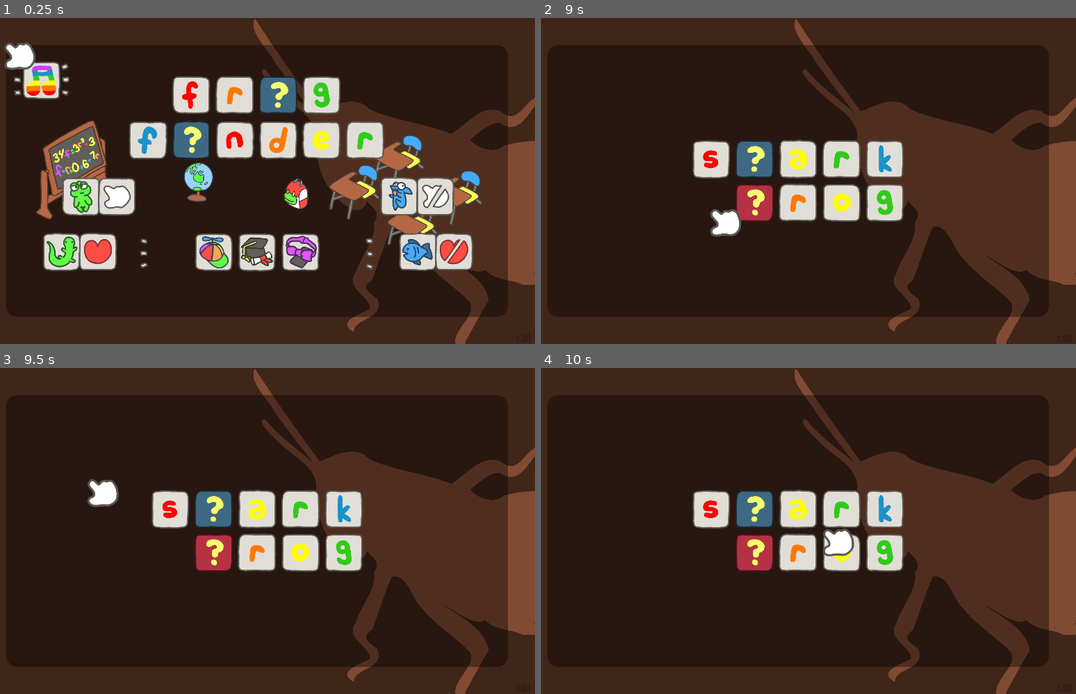
Above: before the commit, frames 1-4 (two rows, left to right).
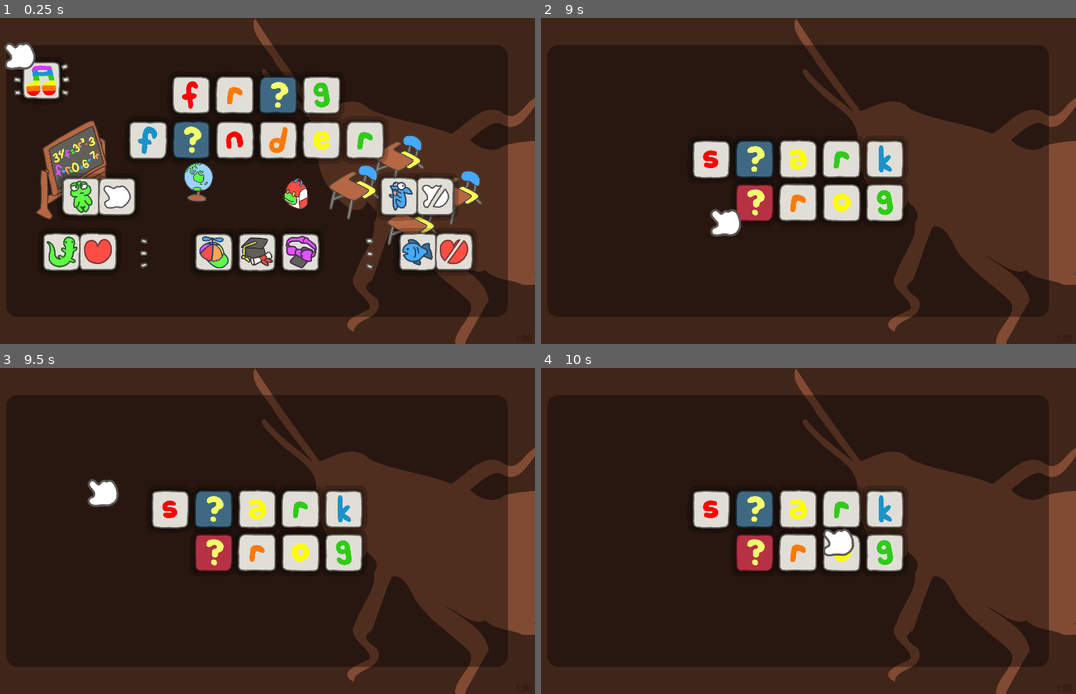
Above: after the commit, the same moments.

Repository: Poobslag/frog-finder
Game: Godot game, scene res://src/main/MainMenu.tscn
Same seed, same stepped clock (60 frames per second), same inputs: the game is played once before the commit and once after it. Sound files missing from this copy of the repository are replaced by a short silence.
Inputs (mouse positions are in pixels of both pictures, inside the frame that each line leads up to):
- Up to frame 1 (0.25 s): no input
- Up to frame 2 (9 s): tap Enter at 0.5 s; drag from (583, 79) to (851, 109) at 0.52 s; drag from (733, 96) to (771, 246) at 1.27 s; move the mouse to (776, 96) at 2.02 s; hold D 2.03-2.75 s; tap Ctrl at 2.1 s; click (776, 96) at 2.17 s; drag from (819, 96) to (631, 132) at 2.77 s; drag from (862, 96) to (824, 181) at 3.52 s; drag from (690, 138) to (712, 99) at 4.27 s; move the mouse to (733, 138) at 5.02 s; hold S 5.03-5.75 s; tap 1 at 5.1 s; click (733, 138) at 5.17 s; drag from (776, 138) to (685, 197) at 5.77 s; drag from (819, 138) to (851, 109) at 6.52 s; drag from (862, 138) to (771, 246) at 7.27 s; move the mouse to (904, 138) at 8.02 s; hold S 8.03-8.75 s; tap 6 at 8.1 s; click (904, 138) at 8.17 s; drag from (755, 252) to (631, 132) at 8.77 s
- Up to frame 3 (9.5 s): no input
- Up to frame 4 (10 s): tap Space at 9.5 s; drag from (712, 508) to (824, 531) at 9.52 s

The runs differ from the first frame. In frame 1, 1.1% of the frame differs, in the area x 10-89%, y 17-79%; in frame 2, 0.3%; in frame 3, 0.3%; in frame 4, 0.3%.

Commit message:
Added card shadows
Card shadows are added behind any nodes in the 'card_shadow_casters'
group.

Diff:
--- a/project/project.godot
+++ b/project/project.godot
@@ -18,6 +18,7 @@
 
 [autoload]
 
+Global="*res://src/main/global.gd"
 CardArrangements="*res://src/main/card-arrangements.gd"
 PlayerData="*res://src/main/player-data.gd"
 MusicPlayer="*res://src/main/MusicPlayer.tscn"
--- a/project/src/main/CardControl.tscn
+++ b/project/src/main/CardControl.tscn
@@ -4,7 +4,7 @@
 [ext_resource type="PackedScene" uid="uid://dxaf87rwkxm3n" path="res://src/main/CardSprite.tscn" id="2"]
 [ext_resource type="Script" path="res://src/main/card-control.gd" id="3"]
 
-[node name="CardControl" type="Control"]
+[node name="CardControl" type="Control" groups=["card_shadow_casters"]]
 custom_minimum_size = Vector2(80, 80)
 layout_mode = 3
 anchors_preset = 0
--- /dev/null
+++ b/project/src/main/CardControlShadow.tscn
@@ -0,0 +1,16 @@
+[gd_scene load_steps=3 format=3 uid="uid://bwkb431w63cos"]
+
+[ext_resource type="Texture2D" uid="uid://30sy1b2uoepb" path="res://assets/main/card-shadow.png" id="1_70jre"]
+[ext_resource type="Script" path="res://src/main/card-shadow.gd" id="1_lkjyf"]
+
+[node name="CardControlShadow" type="Control"]
+layout_mode = 3
+anchors_preset = 15
+anchor_right = 1.0
+anchor_bottom = 1.0
+grow_horizontal = 2
+grow_vertical = 2
+script = ExtResource("1_lkjyf")
+
+[node name="Sprite2D" type="Sprite2D" parent="."]
+texture = ExtResource("1_70jre")
--- /dev/null
+++ b/project/src/main/CardShadow.tscn
@@ -0,0 +1,9 @@
+[gd_scene load_steps=3 format=3 uid="uid://bmvcqntitalsl"]
+
+[ext_resource type="Texture2D" uid="uid://30sy1b2uoepb" path="res://assets/main/card-shadow.png" id="1_rewad"]
+[ext_resource type="Script" path="res://src/main/card-shadow.gd" id="2_qbwb2"]
+
+[node name="CardShadow" type="Sprite2D"]
+scale = Vector2(0.4, 0.4)
+texture = ExtResource("1_rewad")
+script = ExtResource("2_qbwb2")
--- /dev/null
+++ b/project/src/main/CardShadows.tscn
@@ -0,0 +1,9 @@
+[gd_scene load_steps=3 format=3 uid="uid://dsf2oyh5o36hf"]
+
+[ext_resource type="Script" path="res://src/main/card-shadows.gd" id="1_3ac4y"]
+[ext_resource type="PackedScene" uid="uid://bmvcqntitalsl" path="res://src/main/CardShadow.tscn" id="2_1hio3"]
+
+[node name="CardShadows" type="CanvasGroup"]
+modulate = Color(1, 1, 1, 0.627451)
+script = ExtResource("1_3ac4y")
+CardShadowScene = ExtResource("2_1hio3")
--- a/project/src/main/IntermissionPanel.tscn
+++ b/project/src/main/IntermissionPanel.tscn
@@ -1,8 +1,9 @@
-[gd_scene load_steps=9 format=3 uid="uid://ppmbm3tpkrj0"]
+[gd_scene load_steps=10 format=3 uid="uid://ppmbm3tpkrj0"]
 
 [ext_resource type="Script" path="res://src/main/intermission-panel.gd" id="1"]
 [ext_resource type="StyleBox" uid="uid://dwuudlvawkj6" path="res://src/main/ui/menu/rounded-style-box.tres" id="1_ygcmr"]
 [ext_resource type="Script" path="res://src/main/level-cards.gd" id="2"]
+[ext_resource type="PackedScene" uid="uid://dsf2oyh5o36hf" path="res://src/main/CardShadows.tscn" id="2_3o2pr"]
 [ext_resource type="Script" path="res://src/main/game-state.gd" id="3"]
 [ext_resource type="Script" path="res://src/main/ui/menu/clickable-icon.gd" id="4"]
 [ext_resource type="Texture2D" uid="uid://bjadk7hn5xmru" path="res://assets/main/icon-sheet.png" id="5"]
@@ -17,6 +18,9 @@
 grow_vertical = 2
 theme_override_styles/panel = ExtResource("1_ygcmr")
 script = ExtResource("1")
+
+[node name="CardShadows" parent="." instance=ExtResource("2_3o2pr")]
+ParentPanelPath = NodePath("..")
 
 [node name="IntermissionState" type="Node" parent="."]
 script = ExtResource("3")
--- a/project/src/main/MainMenu.tscn
+++ b/project/src/main/MainMenu.tscn
@@ -1,10 +1,11 @@
-[gd_scene load_steps=11 format=3 uid="uid://ctg1buedvhl85"]
+[gd_scene load_steps=12 format=3 uid="uid://ctg1buedvhl85"]
 
 [ext_resource type="PackedScene" uid="uid://dblxk2xi71xu3" path="res://src/main/ui/CheatCodeDetector.tscn" id="1"]
 [ext_resource type="PackedScene" uid="uid://dumlnqf4q370u" path="res://src/main/MenuState.tscn" id="2"]
 [ext_resource type="PackedScene" uid="uid://chis4b4c44mwo" path="res://src/main/MainMenuPanel.tscn" id="4"]
 [ext_resource type="StyleBox" uid="uid://dwuudlvawkj6" path="res://src/main/ui/menu/rounded-style-box.tres" id="4_hain8"]
 [ext_resource type="Script" path="res://src/main/game-state.gd" id="5"]
+[ext_resource type="PackedScene" path="res://src/main/CardShadows.tscn" id="5_j7f4h"]
 [ext_resource type="Script" path="res://src/main/gameplay-panel.gd" id="6"]
 [ext_resource type="Script" path="res://src/main/level-cards.gd" id="13"]
 [ext_resource type="PackedScene" uid="uid://ppmbm3tpkrj0" path="res://src/main/IntermissionPanel.tscn" id="15"]
@@ -54,6 +55,9 @@
 offset_bottom = -50.0
 theme_override_styles/panel = ExtResource("4_hain8")
 script = ExtResource("6")
+
+[node name="CardShadows" parent="Content/GameplayPanel" instance=ExtResource("5_j7f4h")]
+ParentPanelPath = NodePath("..")
 
 [node name="GameState" type="Node" parent="Content/GameplayPanel"]
 script = ExtResource("5")
--- a/project/src/main/MainMenuPanel.tscn
+++ b/project/src/main/MainMenuPanel.tscn
@@ -1,11 +1,12 @@
-[gd_scene load_steps=24 format=3 uid="uid://chis4b4c44mwo"]
-
-[ext_resource type="StyleBox" uid="uid://dwuudlvawkj6" path="res://src/main/ui/menu/rounded-style-box.tres" id="1_kndqk"]
+[gd_scene load_steps=25 format=3 uid="uid://chis4b4c44mwo"]
+
+[ext_resource type="StyleBox" uid="uid://dwuudlvawkj6" path="res://src/main/ui/menu/rounded-style-box.tres" id="1_sl5op"]
 [ext_resource type="Script" path="res://src/main/game-state.gd" id="2"]
 [ext_resource type="PackedScene" uid="uid://dp8d8k3cis08f" path="res://src/main/WowSprite.tscn" id="3"]
 [ext_resource type="Script" path="res://src/main/main-menu-panel.gd" id="4"]
 [ext_resource type="Script" path="res://src/main/music-control.gd" id="5"]
 [ext_resource type="PackedScene" uid="uid://cbfwawa4bt7lv" path="res://src/main/WiggleSprite.tscn" id="6"]
+[ext_resource type="PackedScene" uid="uid://dsf2oyh5o36hf" path="res://src/main/CardShadows.tscn" id="6_w52qk"]
 [ext_resource type="Texture2D" uid="uid://wstxjhvxs512" path="res://assets/main/music-notes-sheet.png" id="7"]
 [ext_resource type="PackedScene" uid="uid://b4gqbolgkyiwd" path="res://src/main/CardControl.tscn" id="8"]
 [ext_resource type="PackedScene" uid="uid://dqsc660xqwxyt" path="res://src/main/ui/menu/World2Buttons.tscn" id="9"]
@@ -30,10 +31,57 @@
 anchor_bottom = 1.0
 grow_horizontal = 2
 grow_vertical = 2
-theme_override_styles/panel = ExtResource("1_kndqk")
+theme_override_styles/panel = ExtResource("1_sl5op")
 script = ExtResource("4")
 
 [node name="WorldDecorationHolder" type="Control" parent="."]
+layout_mode = 1
+anchors_preset = 8
+anchor_left = 0.5
+anchor_top = 0.5
+anchor_right = 0.5
+anchor_bottom = 0.5
+offset_left = -462.0
+offset_top = -250.0
+offset_right = 462.0
+offset_bottom = 250.0
+grow_horizontal = 2
+grow_vertical = 2
+mouse_filter = 2
+script = ExtResource("18")
+
+[node name="World1Decorations" parent="WorldDecorationHolder" instance=ExtResource("23")]
+
+[node name="World2Decorations" parent="WorldDecorationHolder" instance=ExtResource("21")]
+visible = false
+
+[node name="World3Decorations" parent="WorldDecorationHolder" instance=ExtResource("22")]
+visible = false
+
+[node name="CardShadows" parent="." instance=ExtResource("6_w52qk")]
+ParentPanelPath = NodePath("..")
+
+[node name="MusicControl" type="Control" parent="."]
+custom_minimum_size = Vector2(80, 80)
+layout_mode = 1
+anchors_preset = 0
+offset_left = 25.0
+offset_top = 25.0
+offset_right = 105.0
+offset_bottom = 105.0
+script = ExtResource("5")
+
+[node name="Sprite2D" parent="MusicControl" groups=["card_shadow_casters"] instance=ExtResource("6")]
+position = Vector2(40, 40)
+texture = ExtResource("7")
+hframes = 4
+vframes = 4
+wiggle_frames = Array[int]([0, 1])
+
+[node name="WowSprite" parent="MusicControl" instance=ExtResource("3")]
+position = Vector2(40, 40)
+
+[node name="Title" type="Control" parent="."]
 anchors_preset = 0
 anchor_left = 0.5
 anchor_top = 0.5
@@ -44,37 +92,104 @@
 offset_right = 462.0
 offset_bottom = 250.0
 mouse_filter = 2
-script = ExtResource("18")
-
-[node name="World1Decorations" parent="WorldDecorationHolder" instance=ExtResource("23")]
-
-[node name="World2Decorations" parent="WorldDecorationHolder" instance=ExtResource("21")]
-visible = false
-
-[node name="World3Decorations" parent="WorldDecorationHolder" instance=ExtResource("22")]
-visible = false
-
-[node name="MusicControl" type="Control" parent="."]
-custom_minimum_size = Vector2(80, 80)
-layout_mode = 1
-anchors_preset = 0
-offset_left = 25.0
-offset_top = 25.0
-offset_right = 105.0
-offset_bottom = 105.0
-script = ExtResource("5")
-
-[node name="Sprite2D" parent="MusicControl" instance=ExtResource("6")]
-position = Vector2(40, 40)
-texture = ExtResource("7")
-hframes = 4
-vframes = 4
-wiggle_frames = Array[int]([0, 1])
-
-[node name="WowSprite" parent="MusicControl" instance=ExtResource("3")]
-position = Vector2(40, 40)
-
-[node name="Title" type="Control" parent="."]
+
+[node name="Card1F" parent="Title" instance=ExtResource("8")]
+offset_left = 300.545
+offset_top = 52.0022
+offset_right = 380.545
+offset_bottom = 132.002
+card_front_type = 4
+card_front_details = "f1"
+game_state_path = NodePath("../../TitleGameState")
+practice = true
+
+[node name="Card1R" parent="Title" instance=ExtResource("8")]
+offset_left = 380.545
+offset_top = 52.0022
+offset_right = 460.545
+offset_bottom = 132.002
+card_front_type = 4
+card_front_details = "r1"
+game_state_path = NodePath("../../TitleGameState")
+practice = true
+
+[node name="Card1O" parent="Title" instance=ExtResource("8")]
+offset_left = 460.545
+offset_top = 52.0022
+offset_right = 540.545
+offset_bottom = 132.002
+game_state_path = NodePath("../../TitleGameState")
+practice = true
+
+[node name="Card1G" parent="Title" instance=ExtResource("8")]
+offset_left = 540.545
+offset_top = 52.0022
+offset_right = 620.545
+offset_bottom = 132.002
+card_front_type = 4
+card_front_details = "g"
+game_state_path = NodePath("../../TitleGameState")
+practice = true
+
+[node name="Card2F" parent="Title" instance=ExtResource("8")]
+offset_left = 220.956
+offset_top = 134.523
+offset_right = 300.956
+offset_bottom = 214.523
+card_front_type = 4
+card_front_details = "f2"
+game_state_path = NodePath("../../TitleGameState")
+practice = true
+
+[node name="Card2I" parent="Title" instance=ExtResource("8")]
+offset_left = 300.956
+offset_top = 134.523
+offset_right = 380.956
+offset_bottom = 214.523
+game_state_path = NodePath("../../TitleGameState")
+practice = true
+
+[node name="Card2N" parent="Title" instance=ExtResource("8")]
+offset_left = 380.956
+offset_top = 134.523
+offset_right = 460.956
+offset_bottom = 214.523
+card_front_type = 4
+card_front_details = "n"
+game_state_path = NodePath("../../TitleGameState")
+practice = true
+
+[node name="Card2D" parent="Title" instance=ExtResource("8")]
+offset_left = 460.956
+offset_top = 134.523
+offset_right = 540.956
+offset_bottom = 214.523
+card_front_type = 4
+card_front_details = "d"
+game_state_path = NodePath("../../TitleGameState")
+practice = true
+
+[node name="Card2E" parent="Title" instance=ExtResource("8")]
+offset_left = 540.956
+offset_top = 134.523
+offset_right = 620.956
+offset_bottom = 214.523
+card_front_type = 4
+card_front_details = "e"
+game_state_path = NodePath("../../TitleGameState")
+practice = true
+
+[node name="Card2R" parent="Title" instance=ExtResource("8")]
+offset_left = 620.956
+offset_top = 134.523
+offset_right = 700.956
+offset_bottom = 214.523
+card_front_type = 4
+card_front_details = "r2"
+game_state_path = NodePath("../../TitleGameState")
+practice = true
+
+[node name="Instructions" type="Control" parent="."]
 anchors_preset = 0
 anchor_left = 0.5
 anchor_top = 0.5
@@ -86,115 +201,7 @@
 offset_bottom = 250.0
 mouse_filter = 2
 
-[node name="Card1F" parent="Title" instance=ExtResource("8")]
-offset_left = 300.545
-offset_top = 52.0022
-offset_right = 380.545
-offset_bottom = 132.002
-card_front_type = 4
-card_front_details = "f1"
-game_state_path = NodePath("../../TitleGameState")
-practice = true
-
-[node name="Card1R" parent="Title" instance=ExtResource("8")]
-offset_left = 380.545
-offset_top = 52.0022
-offset_right = 460.545
-offset_bottom = 132.002
-card_front_type = 4
-card_front_details = "r1"
-game_state_path = NodePath("../../TitleGameState")
-practice = true
-
-[node name="Card1O" parent="Title" instance=ExtResource("8")]
-offset_left = 460.545
-offset_top = 52.0022
-offset_right = 540.545
-offset_bottom = 132.002
-game_state_path = NodePath("../../TitleGameState")
-practice = true
-
-[node name="Card1G" parent="Title" instance=ExtResource("8")]
-offset_left = 540.545
-offset_top = 52.0022
-offset_right = 620.545
-offset_bottom = 132.002
-card_front_type = 4
-card_front_details = "g"
-game_state_path = NodePath("../../TitleGameState")
-practice = true
-
-[node name="Card2F" parent="Title" instance=ExtResource("8")]
-offset_left = 220.956
-offset_top = 134.523
-offset_right = 300.956
-offset_bottom = 214.523
-card_front_type = 4
-card_front_details = "f2"
-game_state_path = NodePath("../../TitleGameState")
-practice = true
-
-[node name="Card2I" parent="Title" instance=ExtResource("8")]
-offset_left = 300.956
-offset_top = 134.523
-offset_right = 380.956
-offset_bottom = 214.523
-game_state_path = NodePath("../../TitleGameState")
-practice = true
-
-[node name="Card2N" parent="Title" instance=ExtResource("8")]
-offset_left = 380.956
-offset_top = 134.523
-offset_right = 460.956
-offset_bottom = 214.523
-card_front_type = 4
-card_front_details = "n"
-game_state_path = NodePath("../../TitleGameState")
-practice = true
-
-[node name="Card2D" parent="Title" instance=ExtResource("8")]
-offset_left = 460.956
-offset_top = 134.523
-offset_right = 540.956
-offset_bottom = 214.523
-card_front_type = 4
-card_front_details = "d"
-game_state_path = NodePath("../../TitleGameState")
-practice = true
-
-[node name="Card2E" parent="Title" instance=ExtResource("8")]
-offset_left = 540.956
-offset_top = 134.523
-offset_right = 620.956
-offset_bottom = 214.523
-card_front_type = 4
-card_front_details = "e"
-game_state_path = NodePath("../../TitleGameState")
-practice = true
-
-[node name="Card2R" parent="Title" instance=ExtResource("8")]
-offset_left = 620.956
-offset_top = 134.523
-offset_right = 700.956
-offset_bottom = 214.523
-card_front_type = 4
-card_front_details = "r2"
-game_state_path = NodePath("../../TitleGameState")
-practice = true
-
-[node name="Instructions" type="Control" parent="."]
-anchors_preset = 0
-anchor_left = 0.5
-anchor_top = 0.5
-anchor_right = 0.5
-anchor_bottom = 0.5
-offset_left = -462.0
-offset_top = -250.0
-offset_right = 462.0
-offset_bottom = 250.0
-mouse_filter = 2
-
-[node name="Frog" parent="Instructions" instance=ExtResource("6")]
+[node name="Frog" parent="Instructions" groups=["card_shadow_casters"] instance=ExtResource("6")]
 position = Vector2(137.73, 278.618)
 texture = ExtResource("10")
 hframes = 8
@@ -202,7 +209,7 @@
 frame = 1
 wiggle_frames = Array[int]([0, 1])
 
-[node name="Find" parent="Instructions" instance=ExtResource("6")]
+[node name="Find" parent="Instructions" groups=["card_shadow_casters"] instance=ExtResource("6")]
 position = Vector2(204.054, 278.618)
 texture = ExtResource("14")
 hframes = 4
@@ -210,7 +217,7 @@
 frame = 3
 wiggle_frames = Array[int]([2, 3])
 
-[node name="Lizard" parent="Instructions" instance=ExtResource("6")]
+[node name="Lizard" parent="Instructions" groups=["card_shadow_casters"] instance=ExtResource("6")]
 position = Vector2(101.866, 380.326)
 texture = ExtResource("11")
 hframes = 8
@@ -218,7 +225,7 @@
 frame = 4
 wiggle_frames = Array[int]([4, 5])
 
-[node name="Love" parent="Instructions" instance=ExtResource("6")]
+[node name="Love" parent="Instructions" groups=["card_shadow_casters"] instance=ExtResource("6")]
 position = Vector2(168.467, 380.326)
 texture = ExtResource("14")
 hframes = 4
@@ -226,7 +233,7 @@
 frame = 6
 wiggle_frames = Array[int]([6, 7])
 
-[node name="Fish" parent="Instructions" instance=ExtResource("6")]
+[node name="Fish" parent="Instructions" groups=["card_shadow_casters"] instance=ExtResource("6")]
 position = Vector2(758.264, 380.326)
 texture = ExtResource("13")
 hframes = 8
@@ -234,7 +241,7 @@
 frame = 1
 wiggle_frames = Array[int]([0, 1])
 
-[node name="DontLove" parent="Instructions" instance=ExtResource("6")]
+[node name="DontLove" parent="Instructions" groups=["card_shadow_casters"] instance=ExtResource("6")]
 position = Vector2(824.588, 380.326)
 texture = ExtResource("14")
 hframes = 4
@@ -242,7 +249,7 @@
 frame = 8
 wiggle_frames = Array[int]([8, 9])
 
-[node name="Shark" parent="Instructions" instance=ExtResource("6")]
+[node name="Shark" parent="Instructions" groups=["card_shadow_casters"] instance=ExtResource("6")]
 position = Vector2(723.459, 278.618)
 texture = ExtResource("12")
 hframes = 8
@@ -250,7 +257,7 @@
 frame = 4
 wiggle_frames = Array[int]([4, 5])
 
-[node name="DontFind" parent="Instructions" instance=ExtResource("6")]
+[node name="DontFind" parent="Instructions" groups=["card_shadow_casters"] instance=ExtResource("6")]
 position = Vector2(790.06, 278.618)
 texture = ExtResource("14")
 hframes = 4
--- /dev/null
+++ b/project/src/main/card-shadow.gd
@@ -0,0 +1,28 @@
+class_name CardShadow
+extends Sprite2D
+## Drop shadow which appears behind a card to separate it from the background.
+
+## The card which this shadow should follow
+var card: Node
+
+func _ready() -> void:
+	_refresh()
+
+
+func _process(_delta: float) -> void:
+	_refresh()
+
+
+## Reposition the shadow and toggle its visibility.
+func _refresh() -> void:
+	# If this shadow's card has been freed, we free the shadow as well.
+	if not is_instance_valid(card):
+		queue_free()
+		return
+
+	visible = card.is_visible_in_tree()
+	if visible:
+		if card is Control:
+			position = card.global_position + card.size / 2.0 - get_parent().global_position
+		elif card is Node2D:
+			position = card.global_position - get_parent().global_position
--- /dev/null
+++ b/project/src/main/card-shadows.gd
@@ -0,0 +1,35 @@
+extends CanvasGroup
+## Drop shadows which appears behind cards to separate them from the background.
+##
+## Shadows are created for any nodes in the 'card_shadow_casters' group which are children of the specified parent
+## panel.
+
+@export var CardShadowScene: PackedScene
+@export var ParentPanelPath: NodePath
+
+## The parent panel containing the cards and shadows. The scene tree contains multiple CardShadows instances, but each
+## only creates shadows for cards in a particular ParentPanel.
+var _parent_panel: Node
+
+func _ready() -> void:
+	_parent_panel = get_node(ParentPanelPath)
+
+	## Create shadows for all cards in the scene tree which are children of our parent panel.
+	for card in get_tree().get_nodes_in_group("card_shadow_casters"):
+		if _parent_panel.is_ancestor_of(card):
+			create_shadow(card)
+
+	Global.card_shadow_caster_added.connect(_on_Global_card_shadow_caster_added)
+
+
+## Creates a shadow for the specified card.
+func create_shadow(card: Node) -> void:
+	var shadow: CardShadow = CardShadowScene.instantiate()
+	shadow.card = card
+	add_child(shadow)
+
+
+## Create a shadow for the newly generated card if it is a child of our parent panel.
+func _on_Global_card_shadow_caster_added(card: Node) -> void:
+	if _parent_panel.is_ancestor_of(card):
+		create_shadow(card)
--- /dev/null
+++ b/project/src/main/global.gd
@@ -0,0 +1,9 @@
+extends Node
+## Manages global properties and signals
+
+## Emitted when a node is added to the scene tree which belongs to the 'card_shadow_casters' group.
+##
+## Parameters:
+## 	'card': The node which was added. This should be a Control or a Node2D.
+@warning_ignore("unused_signal")
+signal card_shadow_caster_added(card)
--- a/project/src/main/level-cards.gd
+++ b/project/src/main/level-cards.gd
@@ -52,6 +52,7 @@
 	position = get_parent().size * 0.5
 	position -= cell_pos_bounds.position * CELL_SIZE
 	position -= (cell_pos_bounds.size + Vector2(1, 1)) * CELL_SIZE * 0.5
+	Global.card_shadow_caster_added.emit(card)
 
 
 func get_card(cell_pos: Vector2) -> CardControl:
--- a/project/src/main/ui/menu/ClickableIcon.tscn
+++ b/project/src/main/ui/menu/ClickableIcon.tscn
@@ -3,7 +3,7 @@
 [ext_resource type="PackedScene" uid="uid://cbfwawa4bt7lv" path="res://src/main/WiggleSprite.tscn" id="3"]
 [ext_resource type="Script" path="res://src/main/ui/menu/clickable-icon.gd" id="4"]
 
-[node name="Button" type="Control"]
+[node name="Button" type="Control" groups=["card_shadow_casters"]]
 custom_minimum_size = Vector2(80, 80)
 layout_mode = 3
 anchors_preset = 0
Binary file added: project/assets/main/card-shadow.png
Not shown, added: project/assets/main/card-shadow.png.import
